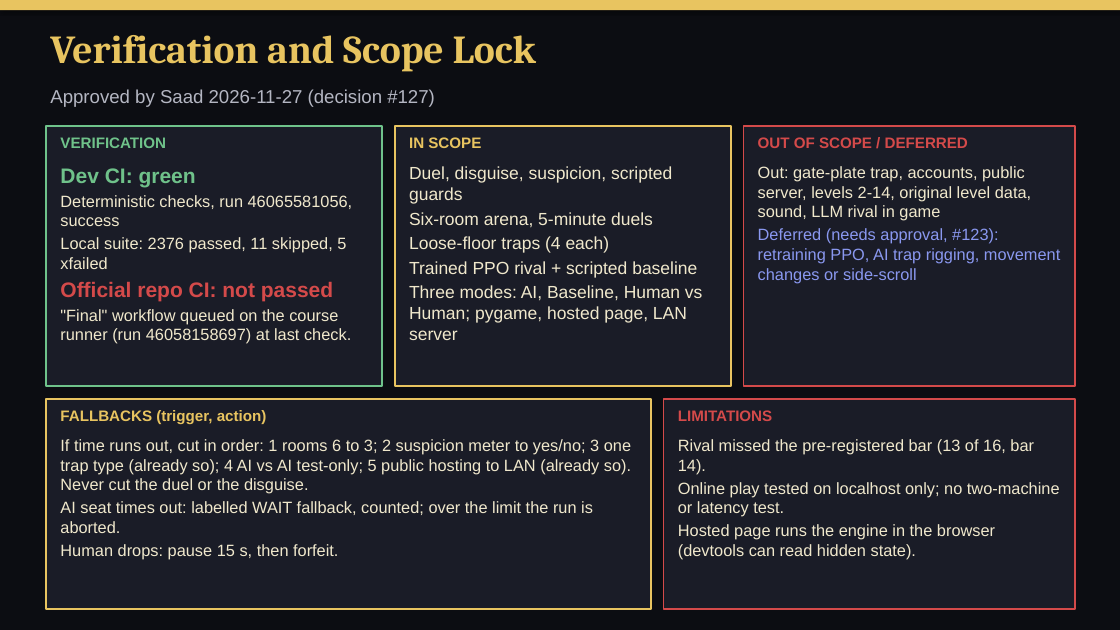
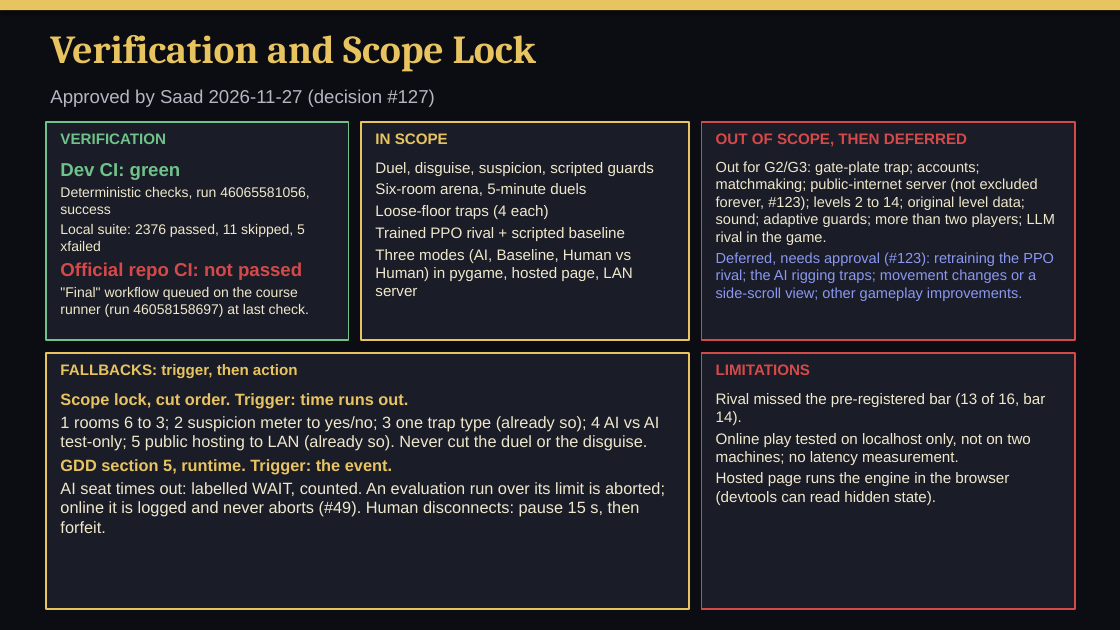
Before and after one commit to SaadSatter/princeofpersia_reconstruction, a slide deck: slide 6 of presentation/out/ShadowMasque-G2G3.pptx. Drawn at 1120x630 pixels with LibreOffice and Linux fonts; fonts in the diff are those of the drawing. Boxes give left, top, right and bottom in pixels: in the first picture for what was removed or moved away, otherwise in the second. Text is boxed around its words. In the diff, an @@ line names an element or a change of style, - is before the commit and + after.

```diff
--- a/presentation/out/ShadowMasque-G2G3.pptx
+++ b/presentation/out/ShadowMasque-G2G3.pptx
@@ rectangle: place and size @@
-rectangle at <box>46,126,382,386</box>
+rectangle at <box>46,122,349,340</box>
@@ text "VERIFICATION": place and size @@
-text "VERIFICATION" at <box>60,137,166,148</box>
+text "VERIFICATION" at <box>60,133,166,144</box>
@@ rectangle: place and size @@
-rectangle at <box>395,126,731,386</box>
+rectangle at <box>361,122,689,340</box>
@@ text "IN SCOPE": place and size @@
-text "IN SCOPE" at <box>409,137,481,148</box>
+text "IN SCOPE" at <box>375,133,448,144</box>
@@ rectangle: place and size @@
-rectangle at <box>744,126,1075,386</box>
+rectangle at <box>702,122,1075,340</box>
@@ text at <box>716,133,967,147</box>: text changed @@
-OUT OF SCOPE / DEFERRED
+OUT OF SCOPE, THEN DEFERRED
@@ text "Dev CI: green" at <box>60,163,309,317</box>: size 18 to 16 pt in "Dev CI: green", "Official repo CI: not passed"; size 14 to 12 pt in "Deterministic checks, run 46065581056, success", "Local suite: 2376 passed, 11 skipped, 5 ...", ""Final" workflow queued on the course runner ..." @@
@@ text "Duel, disguise, suspicion, scripted guards": place and size @@
-text "Duel, disguise, suspicion, scripted guards" at <box>409,166,702,340</box>
+text "Duel, disguise, suspicion, scripted guards" at <box>375,162,654,296</box>
@@ text at <box>375,162,654,241</box>: size 15 to 13 pt in "Duel, disguise, suspicion, scripted guards", "Six-room arena, 5-minute duels", "Loose-floor traps (4 each)", "Trained PPO rival + scripted baseline" @@
@@ text at <box>716,161,1055,301</box>: text changed; size 14 to 12.5 pt @@
-Out: gate-plate trap, accounts, public server, levels 2-14, original level data, sound, LLM rival in game
-Deferred (needs approval, #123): retraining PPO, AI trap rigging, movement changes or side-scroll
+Out for G2/G3: gate-plate trap; accounts; matchmaking; public-internet server (not excluded forever, #123); levels 2 to 14; original level data; sound; adaptive guards; more than two players; LLM rival in the game.
+Deferred, needs approval (#123): retraining the PPO rival; the AI rigging traps; movement changes or a side-scroll view; other gameplay improvements.
@@ text at <box>375,249,632,296</box>: text changed; size 15 to 13 pt @@
-Three modes: AI, Baseline, Human vs Human; pygame, hosted page, LAN server
+Three modes (AI, Baseline, Human vs Human) in pygame, hosted page, LAN server
@@ rectangle: place and size @@
-rectangle at <box>46,399,651,609</box>
+rectangle at <box>46,353,689,609</box>
@@ rectangle: place and size @@
-rectangle at <box>664,399,1075,609</box>
+rectangle at <box>702,353,1075,609</box>
@@ text "LIMITATIONS": place and size @@
-text "LIMITATIONS" at <box>678,410,772,421</box>
+text "LIMITATIONS" at <box>716,364,810,375</box>
@@ text at <box>60,364,298,378</box>: text changed @@
-FALLBACKS (trigger, action)
+FALLBACKS: trigger, then action
@@ text "Rival missed the pre-registered bar ...": place and size @@
-text "Rival missed the pre-registered bar ..." at <box>678,439,1060,560</box>
+text "Rival missed the pre-registered bar ..." at <box>716,393,1045,505</box>
@@ text at <box>60,393,665,533</box>: text changed @@
-If time runs out, cut in order: 1 rooms 6 to 3; 2 suspicion meter to yes/no; 3 one trap type (already so); 4 AI vs AI test-only; 5 public hosting to LAN (already so). Never cut the duel or the disguise.
-AI seat times out: labelled WAIT fallback, counted; over the limit the run is aborted.
-Human drops: pause 15 s, then forfeit.
+Scope lock, cut order. Trigger: time runs out.
+1 rooms 6 to 3; 2 suspicion meter to yes/no; 3 one trap type (already so); 4 AI vs AI test-only; 5 public hosting to LAN (already so). Never cut the duel or the disguise.
+GDD section 5, runtime. Trigger: the event.
+AI seat times out: labelled WAIT, counted. An evaluation run over its limit is aborted; online it is logged and never aborts (#49). Human disconnects: pause 15 s, then forfeit.
@@ text at <box>716,393,1045,505</box>: size 14 to 13 pt in "Rival missed the pre-registered bar (13 of ...", "Hosted page runs the engine in the ..." @@
@@ text at <box>716,433,1031,465</box>: text changed; size 14 to 13 pt @@
-Online play tested on localhost only; no two-machine or latency test.
+Online play tested on localhost only, not on two machines; no latency measurement.
```
Also in this commit, not shown: 2 other slides changed, 14 other files.
